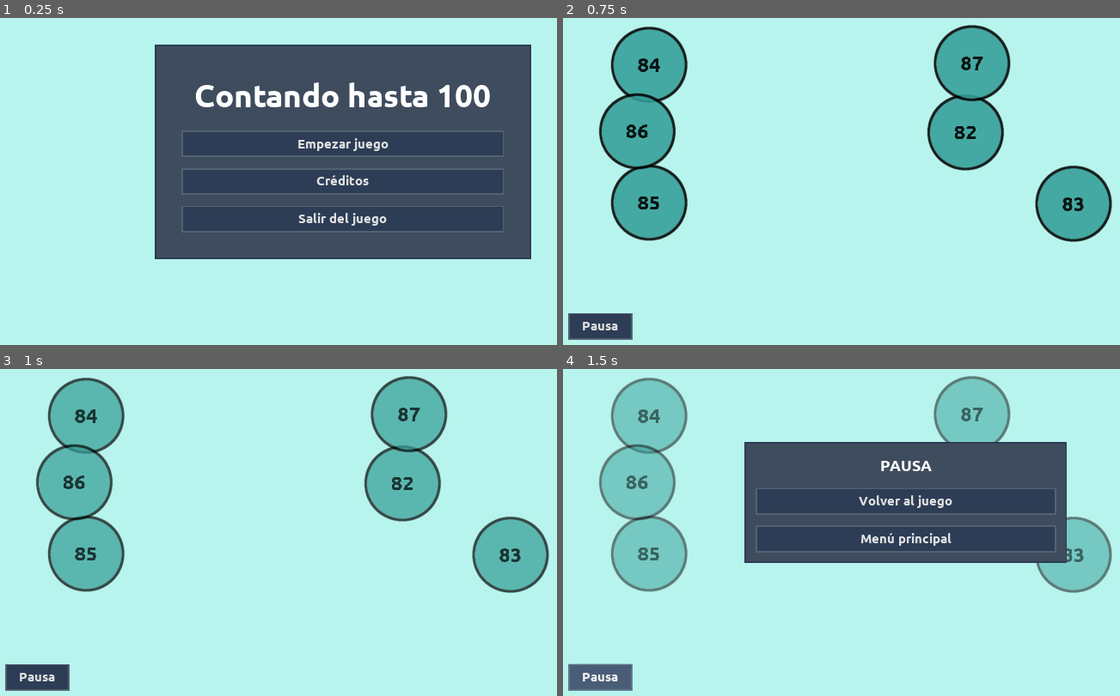
Above: before the commit, frames 1-4 (two rows, left to right).
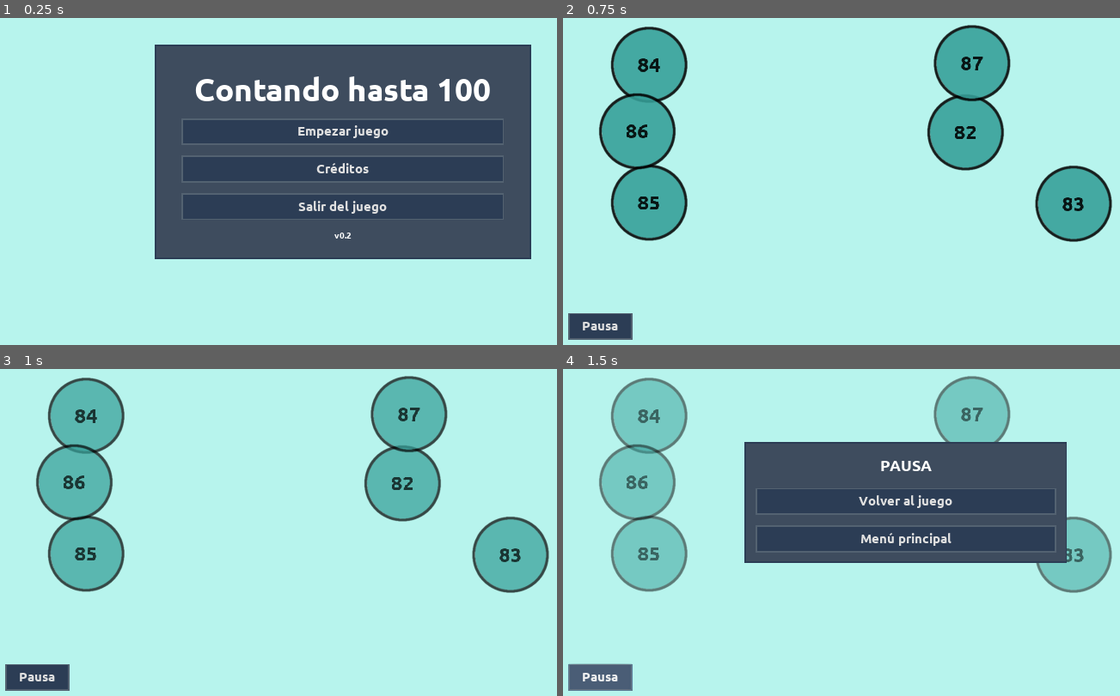
Above: after the commit, the same moments.

Repository: moisesjbc/contando-hasta-100
Game: Godot game, scene res://gui/main_menu/main_menu.tscn
The game is run twice, just before and just after one commit, with the same random seed, the same clock (stepped at 60 frames per second) and the same inputs.
Inputs:
- Up to frame 1 (0.25 s): no input
- Up to frame 2 (0.75 s): click "Empezar juego" at 0.5 s
- Up to frame 3 (1 s): no input
- Up to frame 4 (1.5 s): click "Pausa" at 1.25 s

The runs differ from the first frame. In frame 1, 4.5% of the frame differs, in the area x 32-91%, y 17-68%; in frame 2, nothing differs; in frame 3, nothing differs; in frame 4, nothing differs.

Commit message:
Add version to main menu

Diff:
--- a/godot-project/gui/main_menu/main_menu.tscn
+++ b/godot-project/gui/main_menu/main_menu.tscn
@@ -7,6 +7,9 @@
 
 [sub_resource type="DynamicFont" id=1]
 size = 60
+font_data = ExtResource( 2 )
+
+[sub_resource type="DynamicFont" id=2]
 font_data = ExtResource( 2 )
 
 [node name="main_menu" type="Control"]
@@ -37,12 +40,12 @@
 margin_left = 50.0
 margin_top = 50.0
 margin_right = 650.0
-margin_bottom = 350.0
+margin_bottom = 367.0
 custom_constants/separation = 20
 
 [node name="Label" type="Label" parent="center_container/panel/margin_container/vbox_container"]
 margin_right = 600.0
-margin_bottom = 90.0
+margin_bottom = 68.0
 size_flags_horizontal = 3
 size_flags_vertical = 3
 custom_fonts/font = SubResource( 1 )
@@ -51,22 +54,31 @@
 valign = 1
 
 [node name="start_game_button" parent="center_container/panel/margin_container/vbox_container" instance=ExtResource( 3 )]
-margin_top = 110.0
+margin_top = 88.0
 margin_right = 600.0
-margin_bottom = 160.0
+margin_bottom = 138.0
 text = "Empezar juego"
 
 [node name="credits_menu_button" parent="center_container/panel/margin_container/vbox_container" instance=ExtResource( 3 )]
-margin_top = 180.0
+margin_top = 158.0
 margin_right = 600.0
-margin_bottom = 230.0
+margin_bottom = 208.0
 text = "Créditos"
 
 [node name="exit_game_button" parent="center_container/panel/margin_container/vbox_container" instance=ExtResource( 3 )]
-margin_top = 250.0
+margin_top = 228.0
 margin_right = 600.0
-margin_bottom = 300.0
+margin_bottom = 278.0
 text = "Salir del juego"
+
+[node name="version_label" type="Label" parent="center_container/panel/margin_container/vbox_container"]
+margin_top = 298.0
+margin_right = 600.0
+margin_bottom = 317.0
+custom_fonts/font = SubResource( 2 )
+text = "v0.2"
+align = 1
+valign = 1
 
 [connection signal="pressed" from="center_container/panel/margin_container/vbox_container/start_game_button" to="." method="_on_start_game_button_pressed"]
 [connection signal="pressed" from="center_container/panel/margin_container/vbox_container/credits_menu_button" to="." method="_on_credits_menu_button_pressed"]
Not shown: 1 places in godot-project/gui/main_menu/main_menu.tscn that only renumber resources
